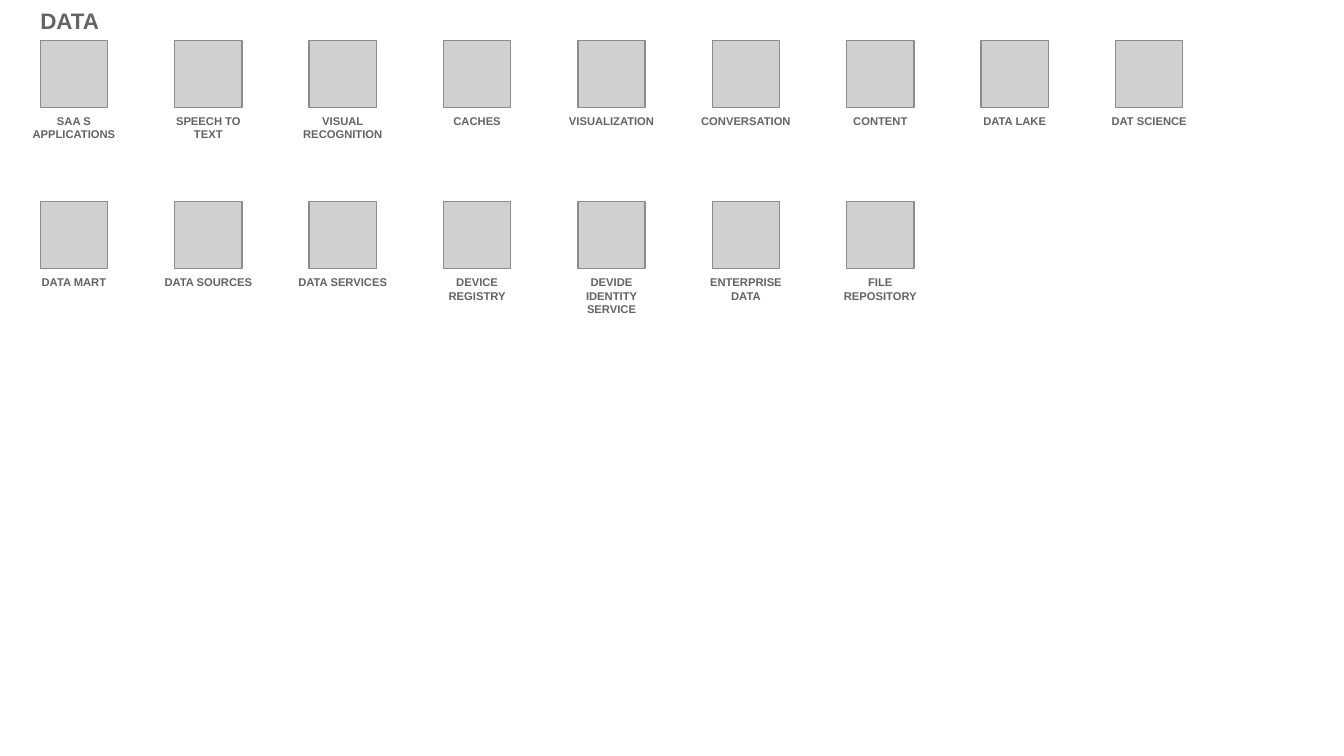
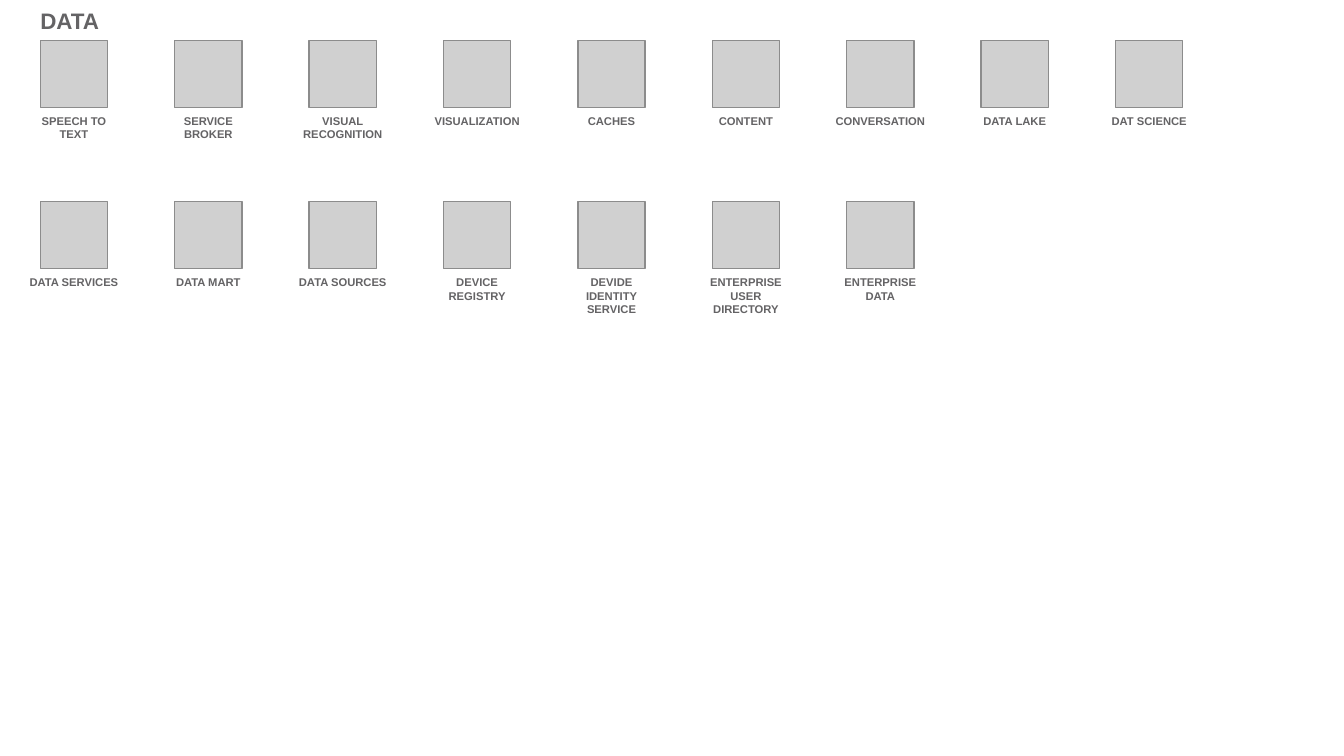
Before and after one commit to l2fprod/myarchitecture, a slide deck: slide 15 of mycatalog-architecture-diagram-template.pptx. Drawn at 1344x756 pixels with LibreOffice and Linux fonts; fonts in the diff are those of the drawing; grey boxes stand for pictures. Boxes give left, top, right and bottom in pixels: in the first picture for what was removed or moved away, otherwise in the second. Text is boxed around its words. In the diff, an @@ line names an element or a change of style, - is before the commit and + after.

```diff
--- a/mycatalog-architecture-diagram-template.pptx
+++ b/mycatalog-architecture-diagram-template.pptx
@@ text removed at (33,117,116,138) @@
-SAA S APPLICATIONS
@@ text added at (184,117,233,138), 6 pt, text #646365, bold @@
+SERVICE BROKER
@@ text "CACHES": place and size @@
-text "CACHES" at (453,117,500,125)
+text "CACHES" at (588,117,635,125)
@@ 3 texts: place and size @@
-3 texts at (176,117,907,138)
+3 texts at (42,117,773,138)
@@ text "CONVERSATION": place and size @@
-text "CONVERSATION" at (701,117,790,125)
+text "CONVERSATION" at (836,117,925,125)
@@ text at (30,278,118,286): text changed @@
-DATA MART
+DATA SERVICES
@@ text at (176,278,240,286): text changed @@
-DATA SOURCES
+DATA MART
@@ text at (299,278,386,286): text changed @@
-DATA SERVICES
+DATA SOURCES
@@ text at (710,278,782,313): text changed @@
-ENTERPRISE DATA
+ENTERPRISE USER DIRECTORY
@@ text at (844,278,916,300): text changed @@
-FILE REPOSITORY
+ENTERPRISE DATA
```
Also in this commit, not shown: 13 other slides changed.
